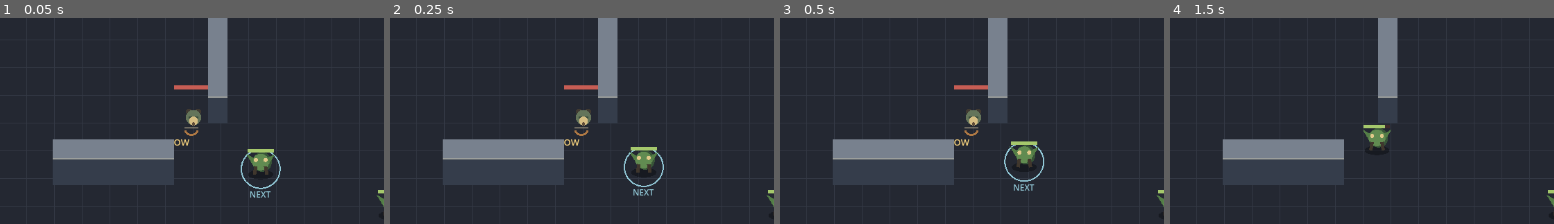
Above: before the commit, frames 1-4 (left to right).
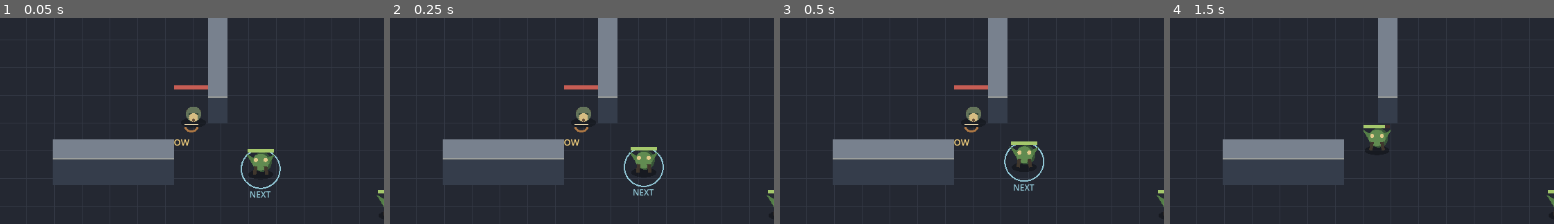
Above: after the commit, the same moments.

Repository: Jonty303/Project-Gauntlands
Game: Godot game, scene res://scenes/main.tscn
Same seed, same stepped clock (60 frames per second), same inputs: the game is played once before the commit and once after it.
Inputs (mouse positions are % of the whole screen's width and height, from its top left):
- Up to frame 1 (0.05 s): no input
- Up to frame 2 (0.25 s): no input
- Up to frame 3 (0.5 s): no input
- Up to frame 4 (1.5 s): tap Enter (ui_accept) at 0.5 s; drag from (7, 87) to (61, 25) at 0.52 s; drag from (94, 88) to (45, 71) at 1.27 s
The pictures show only the part of the screen within x 25-75%, y 25-75%; the shares and areas given below are measured in that part.

The runs differ from the first frame. In frame 1, 0.3% of the frame differs, in the area x 47-53%, y 43-58%; in frame 2, 0.3%; in frame 3, 0.3%; in frame 4, nothing differs.

Commit message:
Give adventurer a grounded shadow and raised silhouette

Diff:
--- a/scripts/player.gd
+++ b/scripts/player.gd
@@ -242,7 +242,10 @@
         draw_circle(foot_position, 4.5, Color("#403a32"))
         draw_line(foot_position, foot_position + forward * 5.0, Color("#665444"), 3.0)
 
-    var torso_center := forward * (1.5 - shot_recoil * 2.5 - bounce)
+    draw_set_transform(Vector2(0, 9), 0.0, Vector2(1.0, 0.4))
+    draw_circle(Vector2.ZERO, 18.0, Color(0.03, 0.04, 0.05, 0.4))
+    draw_set_transform(Vector2.ZERO)
+    var torso_center := forward * (1.5 - shot_recoil * 2.5 - bounce) - Vector2(0, 5)
     draw_circle(torso_center, 11.0, Color("#64745a"))
     draw_line(torso_center - side * 7.0, torso_center + side * 7.0, Color("#394b3c"), 3.0)
     draw_circle(torso_center + forward * 5.0, 6.5, Color("#d6bd83"))
